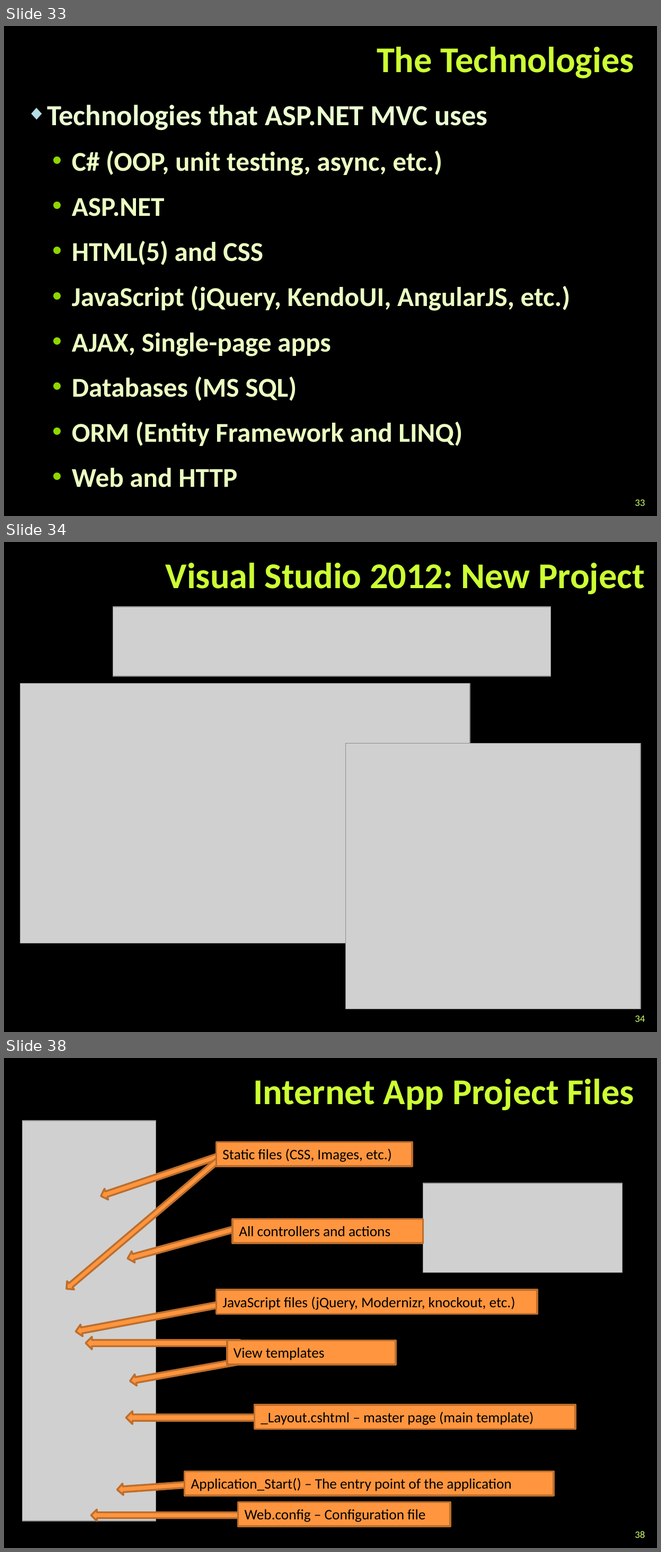
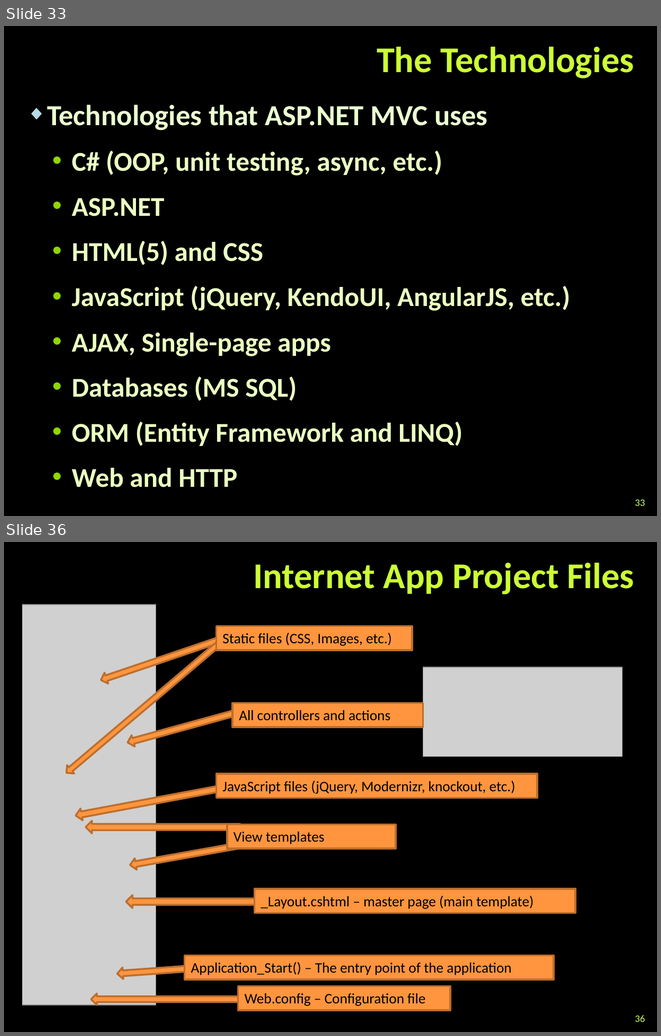
Before and after one commit to TelerikAcademy/ASP.NET-MVC, a slide deck: 01. Introduction-to-ASP.NET-MVC/Introduction to ASP.NET MVC.pptx. Shown one above the other, each under a label of ours: slides 33, 34 and 38 before the commit, slides 33 and 36 after it; the slides between them are not shown. The pictures are 661x1552 and 661x1036 pixels, drawn with LibreOffice and Linux fonts; fonts in the diff are those of the drawing; grey boxes stand for pictures; background and template pictures are left out. Boxes give left, top, right and bottom in pixels: in the first picture for what was removed or moved away, otherwise in the second. Text is boxed around its words. In the diff, an @@ line names an element or a change of style, - is before the commit and + after.

```diff
--- a/01. Introduction-to-ASP.NET-MVC/Introduction to ASP.NET MVC.pptx
+++ b/01. Introduction-to-ASP.NET-MVC/Introduction to ASP.NET MVC.pptx
@@ slide 34 removed at (x1=4, y1=542, x2=657, y2=1032), background picture (left out) @@
@@ title removed at (x1=166, y1=563, x2=645, y2=594) @@
-Visual Studio 2012: New Project
@@ picture removed at (x1=113, y1=607, x2=551, y2=676) @@
@@ picture removed at (x1=20, y1=684, x2=469, y2=943) @@
@@ picture removed at (x1=345, y1=743, x2=641, y2=1008) @@
@@ page number removed at (x1=635, y1=1015, x2=645, y2=1022) @@
-34
@@ what was slide 38 is now slide 36 @@
@@ page number at (x1=635, y1=1015, x2=645, y2=1022): text changed @@
-38
+36
```
Also in this commit, not shown: 6 slides changed, 1 other slide removed.
